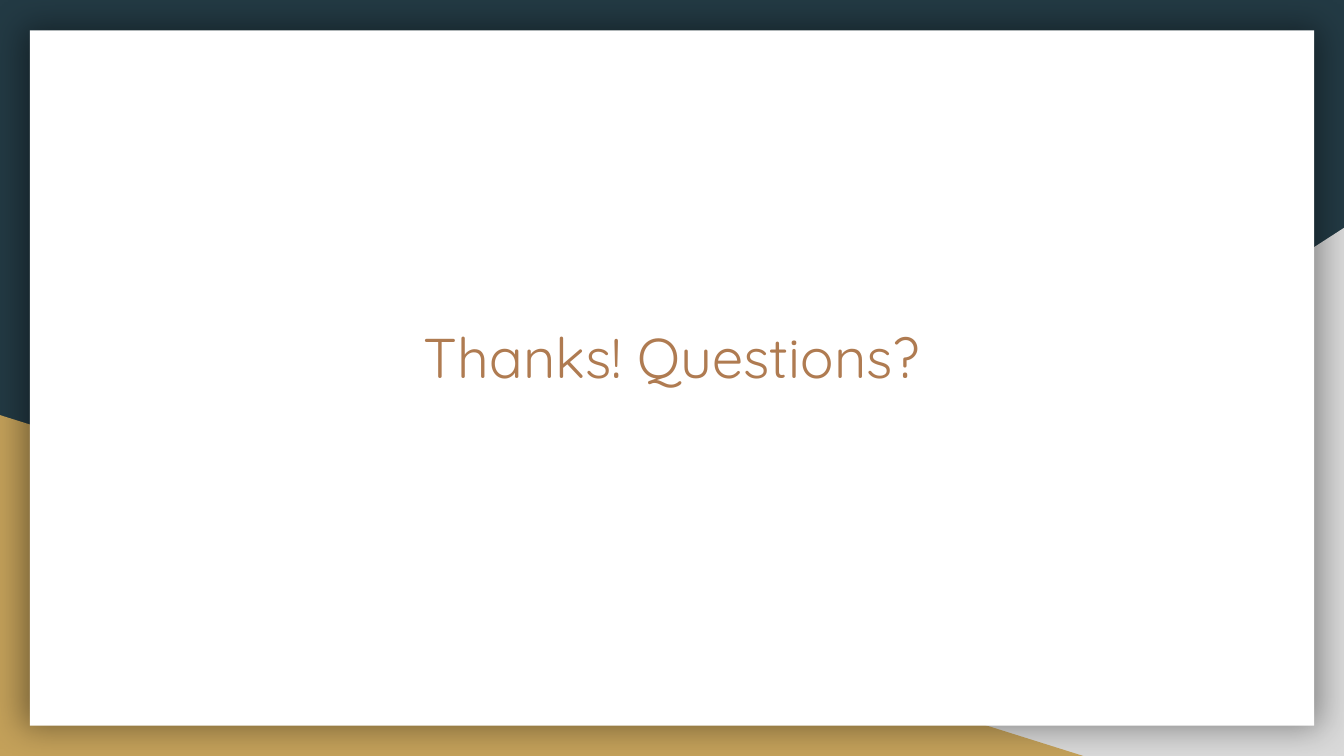
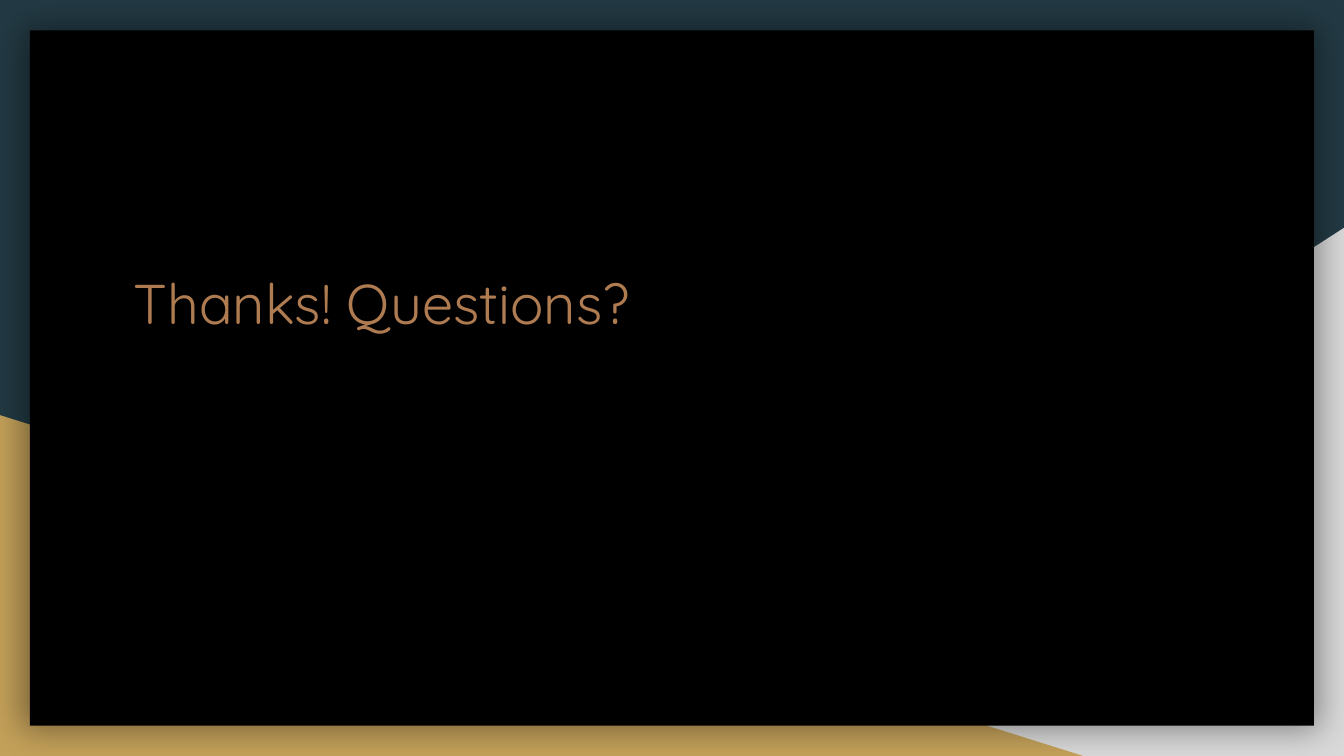
Before and after one commit to wahyupujiono/SistemTerdistribusi_Raft, a slide deck: slide 13 of docs/Final Presentation.pptx (slide 15 before the commit). Drawn at 1344x756 pixels with LibreOffice and Linux fonts; fonts in the diff are those of the drawing. Boxes give left, top, right and bottom in pixels: in the first picture for what was removed or moved away, otherwise in the second. Text is boxed around its words. In the diff, an @@ line names an element or a change of style, - is before the commit and + after.

```diff
--- a/docs/Final Presentation.pptx
+++ b/docs/Final Presentation.pptx
@@ rectangle at [30, 31, 1314, 726]: fill #FFFFFF to #000000 @@
@@ text "Thanks! Questions?" at [134, 282, 630, 334]: alignment centre to left @@
```
Also in this commit, not shown: 12 other slides changed, 2 slides removed, 1 other file.
